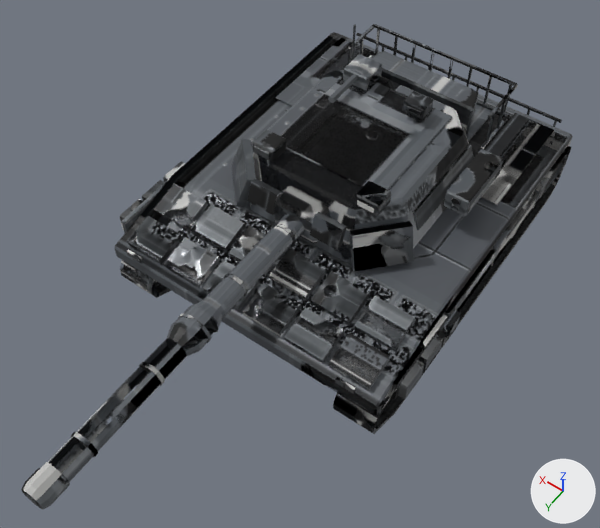
The FBX model assets/models/chs_ravager/export/chs_ravager.fbx, before and after one commit.
Camera for both pictures: a camera (50 mm lens) standing at (-5.08, 8.8, 12.12) and looking at (0.03, 1.65, 0.89). The axes (+X, +Y, +Z) are drawn at lower right. The lights are the same throughout. The older version comes first. Where no turn or scale is listed for an object, it has been applied to the vertices.

Before the edit, the objects in view are built like this:
```python
me_barrel_002 = bpy.data.meshes.new('barrel.002')
me_barrel_002.from_pydata(...)  # 324 vertices, 226 faces; spans x -0.42..0.42, y 0.0..6.04, z -0.28..0.28
me_barrel_002.materials.append(mat_chs_ravager_bar)
me_base_002 = bpy.data.meshes.new('base.002')
me_base_002.from_pydata(...)  # 1222 vertices, 982 faces; spans x -2.84..2.84, y -3.51..3.47, z 0.0..1.79
me_base_002.materials.append(mat_chs_ravager_bar)
me_turret_002 = bpy.data.meshes.new('turret.002')
me_turret_002.from_pydata(...)  # 532 vertices, 478 faces; spans x -2.13..1.82, y -2.67..2.08, z 0.0..1.64
me_turret_002.materials.append(mat_chs_ravager_bar)
ob_barrel_bar = bpy.data.objects.new('barrel_bar', me_barrel_002)
ob_barrel_bar.location = (0.0, 1.39, 2.16)
ob_base_bar = bpy.data.objects.new('base_bar', me_base_002)
ob_base_bar.location = (0.0, 0.0, 0.0)
ob_turret_bar = bpy.data.objects.new('turret_bar', me_turret_002)
ob_turret_bar.location = (0.0, -0.14, 1.71)
```
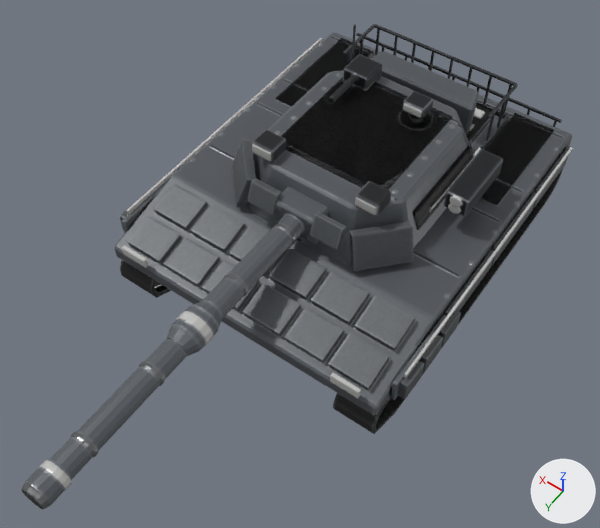
Boxes (x1, y1, x2, y2) around the edits, measured in the pictures (600 x 528 px):
'barrel_bar', reshaped
    before: (21, 186, 329, 509)
    after: (21, 187, 329, 509)
'base_glow_running_bar', added
    after: (126, 38, 573, 378)
'barrel_glow_weapon_bar', added
    after: (39, 311, 213, 490)
'turret_glow_running_bar', added
    after: (252, 103, 481, 215)
'base_glow_head_bar', added
    after: (122, 245, 361, 398)
'turret_glow_weapon_bar', added
    after: (448, 196, 462, 214)
part 1 of me_base_002, deleted
    before: (127, 249, 144, 264)
part 2 of me_base_002, deleted
    before: (335, 377, 355, 394)
part 3 of me_base_002, surface changed
    both: (114, 32, 573, 434)
part 4 of me_turret_002, deleted
    before: (451, 197, 460, 206)
part 5 of me_turret_002, deleted
    before: (254, 146, 270, 159)
part 6 of me_turret_002, deleted
    before: (404, 105, 421, 116)
part 7 of me_turret_002, deleted
    before: (357, 199, 375, 213)
part 8 of me_turret_002, surface changed
    both: (233, 24, 518, 271)
part 9 of me_barrel_002, deleted
    before: (178, 313, 211, 343)
part 10 of me_barrel_002, surface changed
    both: (21, 187, 329, 504)

What changed in the scene script:
```text
Change me_turret_002:
    remove me_turret_002.from_pydata(...)  # 532 vertices, 478 faces; spans x -2.13..1.82, y -2.67..2.08, z 0.0..1.64
    add me_turret_002.from_pydata(...)  # 476 vertices, 440 faces; spans x -2.13..1.82, y -2.67..2.08, z 0.0..1.64
    me_turret_002 part 4: the loose piece of 16 vertices spanning x -2.0..-1.84, y 0.27..0.31, z 0.59..0.74 is deleted
    me_turret_002 part 5: the loose piece of 8 vertices spanning x 0.84..1.13, y 1.49..1.52, z 1.0..1.11 is deleted
    me_turret_002 part 6: the loose piece of 8 vertices spanning x -0.69..-0.39, y -0.59..-0.56, z 1.18..1.27 is deleted
    me_turret_002 part 7: the loose piece of 8 vertices spanning x -1.13..-0.84, y 1.49..1.52, z 1.0..1.11 is deleted
    me_turret_002 part 8: 429 kept faces spanning x -2.13..1.82, y -2.67..2.08, z 0.0..1.64 get new texture (UV) coordinates
    other edits to the shape of me_turret_002 do not show in these pictures
Change me_barrel_002:
    remove me_barrel_002.from_pydata(...)  # 324 vertices, 226 faces; spans x -0.42..0.42, y 0.0..6.04, z -0.28..0.28
    add me_barrel_002.from_pydata(...)  # 296 vertices, 210 faces; spans x -0.42..0.42, y 0.0..6.04, z -0.28..0.28
    me_barrel_002 part 9: the loose piece of 28 vertices spanning x -0.29..0.29, y 2.87..2.93, z -0.25..0.25 is deleted
    me_barrel_002 part 10: 210 kept faces spanning x -0.42..0.42, y 0.0..6.04, z -0.28..0.28 get new texture (UV) coordinates
Change me_base_002:
    remove me_base_002.from_pydata(...)  # 1222 vertices, 982 faces; spans x -2.84..2.84, y -3.51..3.47, z 0.0..1.79
    add me_base_002.from_pydata(...)  # 1190 vertices, 958 faces; spans x -2.84..2.84, y -3.51..3.44, z 0.0..1.79
    me_base_002 part 1: the loose piece of 8 vertices spanning x 1.91..2.23, y 3.43..3.47, z 1.39..1.49 is deleted
    me_base_002 part 2: the loose piece of 8 vertices spanning x -2.23..-1.91, y 3.43..3.47, z 1.39..1.49 is deleted
    me_base_002 part 3: 943 kept faces spanning x -2.84..2.84, y -3.51..3.44, z 0.0..1.79 get new texture (UV) coordinates
    other edits to the shape of me_base_002 do not show in these pictures
Add ob_turret_glow_running_bar:
    ob_turret_glow_running_bar = bpy.data.objects.new('turret_glow_running_bar', me_turret_005)  # a box spanning x -1.16..-0.81, y 1.49..1.53, z 0.97..1.13; a box spanning x 0.81..1.16, y 1.49..1.53, z 0.97..1.13; a box spanning x -0.71..-0.37, y -0.59..-0.55, z 1.16..1.29; a box spanning x -1.59..-1.55, y -1.26..0.42, z 0.31..0.41; a box spanning x 1.55..1.59, y -1.26..0.42, z 0.31..0.41
    ob_turret_glow_running_bar.location = (0.0, -0.14, 1.71)
Add ob_turret_glow_weapon_bar:
    ob_turret_glow_weapon_bar = bpy.data.objects.new('turret_glow_weapon_bar', me_turret_006)  # an 8-sided cylinder along y spanning x -2.029..-1.812, y 0.265..0.312, z 0.405..0.603; an 8-sided cylinder along y spanning x -2.029..-1.812, y 0.265..0.312, z 0.567..0.765
    ob_turret_glow_weapon_bar.location = (0.0, -0.14, 1.71)
Add ob_base_glow_head_bar:
    ob_base_glow_head_bar = bpy.data.objects.new('base_glow_head_bar', me_base_006)  # a box spanning x -2.31..-1.82, y 3.42..3.48, z 1.35..1.53; a box spanning x 1.82..2.31, y 3.42..3.48, z 1.35..1.53
    ob_base_glow_head_bar.location = (0.0, 0.0, 0.0)
Add ob_base_glow_running_bar:
    ob_base_glow_running_bar = bpy.data.objects.new('base_glow_running_bar', me_base_005)  # a box spanning x -1.08..1.08, y -1.81..-1.63, z 1.74..1.77; a box spanning x -1.08..1.08, y -2.23..-2.05, z 1.74..1.77; a box spanning x -1.08..1.08, y -2.65..-2.46, z 1.74..1.77; a box spanning x -2.75..-2.71, y -2.88..2.88, z 1.53..1.62; a box spanning x 2.71..2.75, y -2.88..2.88, z 1.53..1.62; a box spanning x -2.37..-1.96, y -3.29..-3.24, z 1.32..1.47; a box spanning x 1.96..2.37, y -3.29..-3.24, z 1.32..1.47
    ob_base_glow_running_bar.location = (0.0, 0.0, 0.0)
Add ob_barrel_glow_weapon_bar:
    ob_barrel_glow_weapon_bar = bpy.data.objects.new('barrel_glow_weapon_bar', me_barrel_004)  # 56 vertices, 32 faces; spans x -0.29..0.29, y 2.83..5.68, z -0.26..0.26
    ob_barrel_glow_weapon_bar.location = (0.0, 1.39, 2.16)
```
